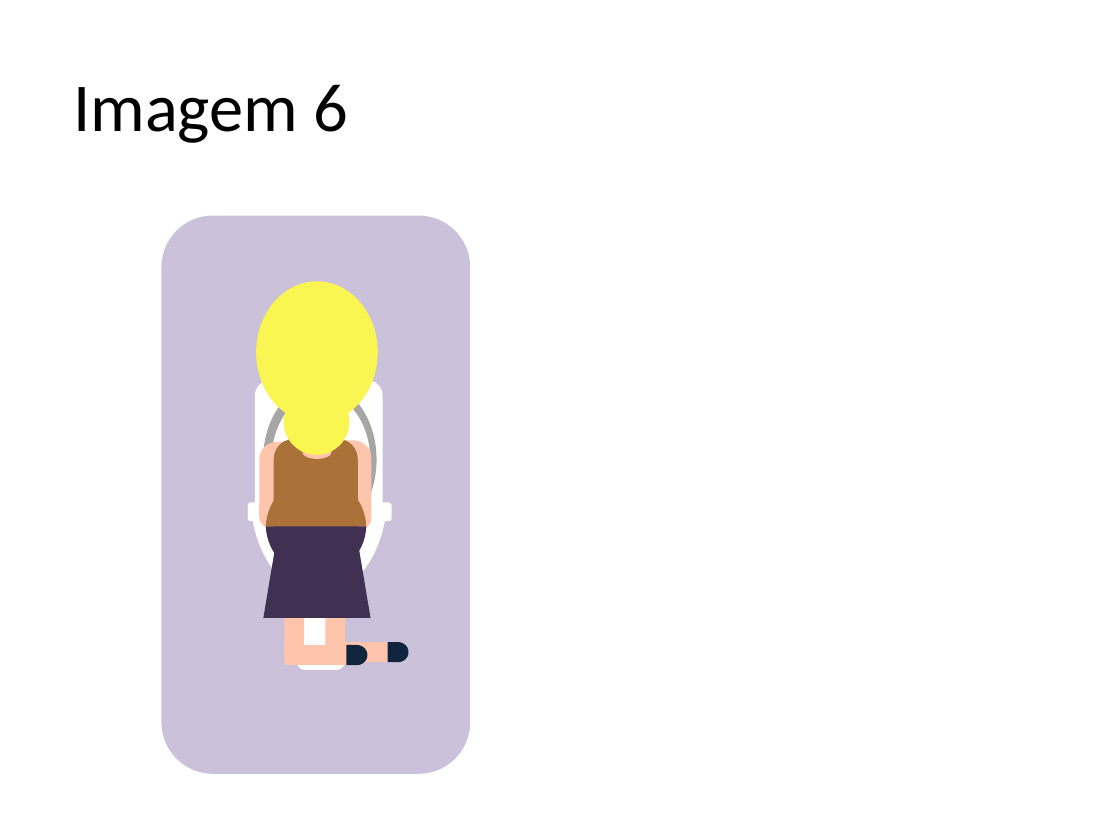
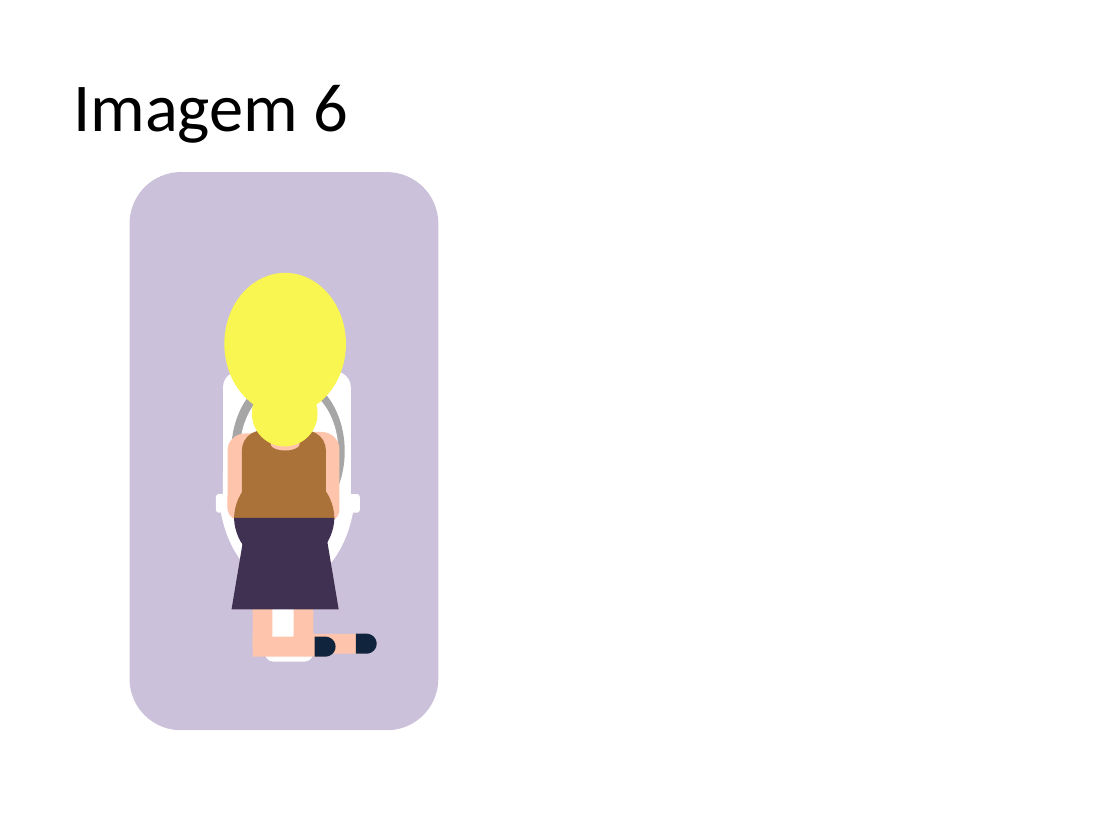
Before and after one commit to gustavogitzel/Discussex, a slide deck: slide 7 of Rascunhos/Imagens/Gravidez.pptx. Drawn at 1120x840 pixels with LibreOffice and Linux fonts; fonts in the diff are those of the drawing. Boxes give left, top, right and bottom in pixels: in the first picture for what was removed or moved away, otherwise in the second. Text is boxed around its words. In the diff, an @@ line names an element or a change of style, - is before the commit and + after.

```diff
--- a/Rascunhos/Imagens/Gravidez.pptx
+++ b/Rascunhos/Imagens/Gravidez.pptx
@@ rounded rectangle: place and size @@
-rounded rectangle at [161,216,470,774]
+rounded rectangle at [130,172,439,730]
@@ freeform shape: place and size @@
-freeform shape at [260,442,287,506]
+freeform shape at [227,433,254,497]
@@ 5 flow chart delays, 4 ellipses, 3 freeform shapes, 3 rounded rectangles, 3 rectangles, 2 trapezoids, 1 round same rect: place and size @@
-5 flow chart delays, 4 ellipses, 3 freeform shapes, 3 rounded rectangles, 3 rectangles, 2 trapezoids, 1 round same rect at [248,281,409,670]
+5 flow chart delays, 4 ellipses, 3 freeform shapes, 3 rounded rectangles, 3 rectangles, 2 trapezoids, 1 round same rect at [216,273,377,662]
@@ freeform shape: place and size @@
-freeform shape at [252,517,385,595]
+freeform shape at [221,510,354,587]
@@ rectangle: place and size @@
-rectangle at [326,571,346,656]
+rectangle at [293,563,314,648]
```
Also in this commit, not shown: 4 other slides changed, 1 slide added, 18 other files.
